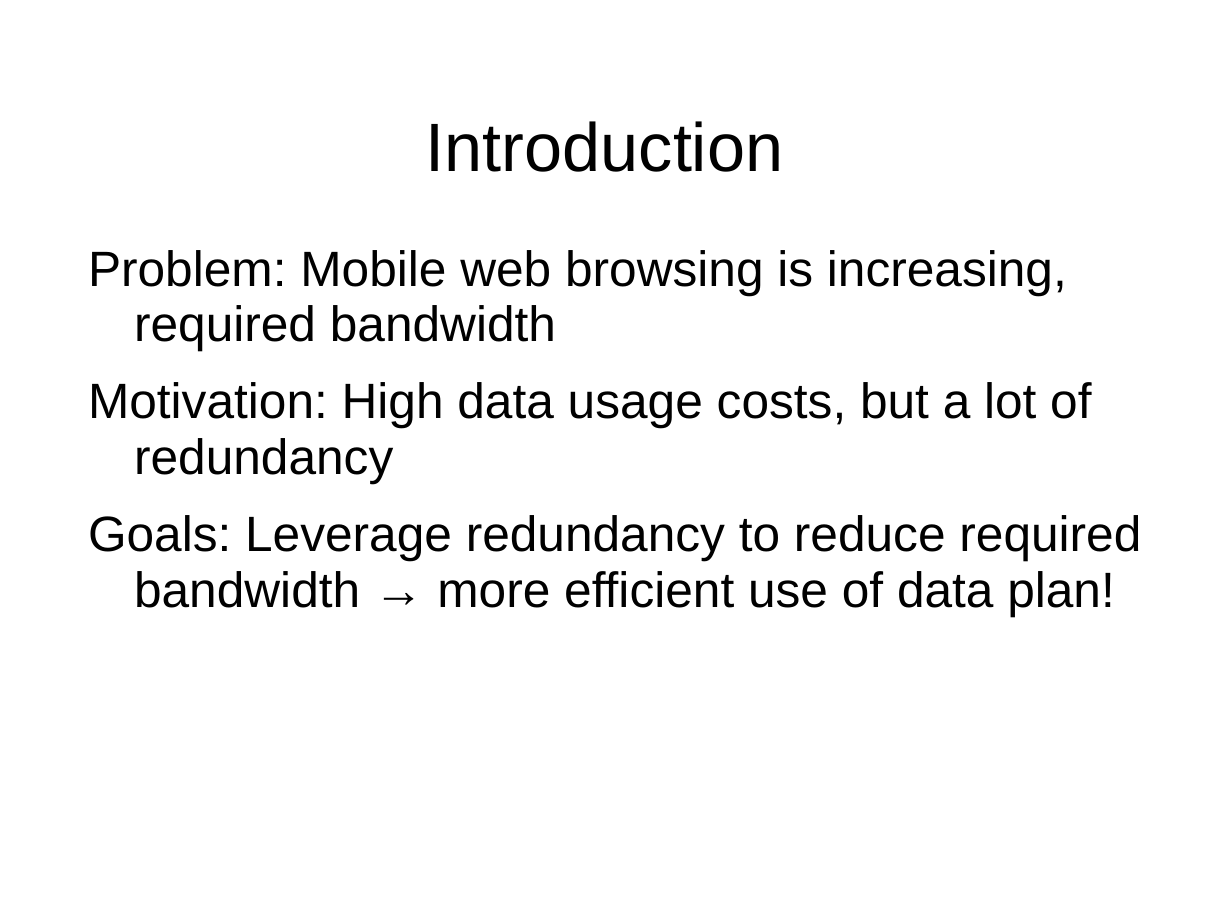
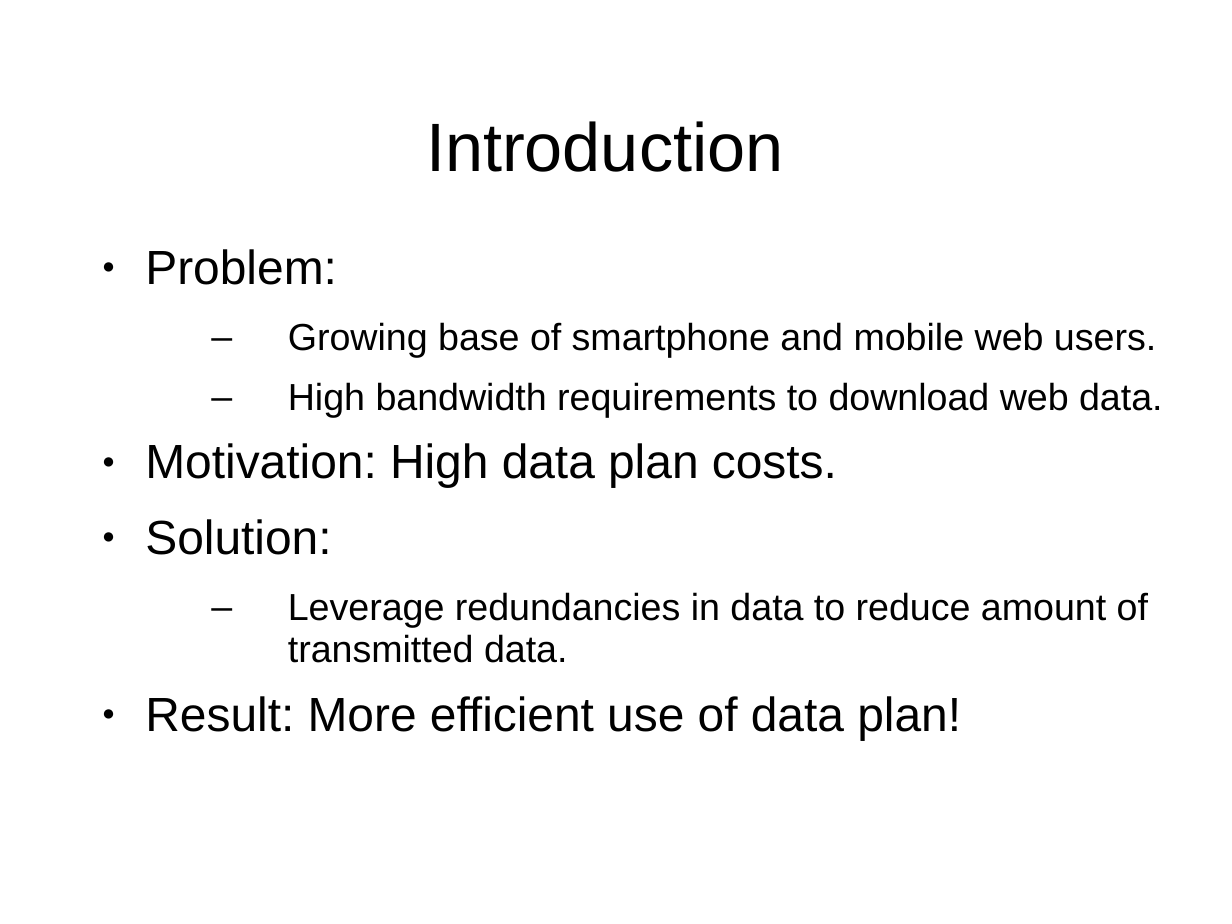
Before and after one commit to masomel/big-data-project, a slide deck: slide 2 of paper/Presentation_May17.ppt. Drawn at 1232x924 pixels with LibreOffice and Linux fonts; fonts in the diff are those of the drawing; background and template pictures are left out. Boxes give left, top, right and bottom in pixels: in the first picture for what was removed or moved away, otherwise in the second. Text is boxed around its words. In the diff, an @@ line names an element or a change of style, - is before the commit and + after.

Commit message:
Updated presentation

```diff
--- a/paper/Presentation_May17.ppt
+++ b/paper/Presentation_May17.ppt
@@ text at [145,249,1163,740]: text changed; size 29 to 22 pt @@
-Problem: Mobile web browsing is increasing, required bandwidth
-Motivation: High data usage costs, but a lot of redundancy
-Goals: Leverage redundancy to reduce required bandwidth → more efficient use of data plan!
+● Problem:
+  – Growing base of smartphone and mobile web users.
+  – High bandwidth requirements to download web data.
+● Motivation: High data plan costs.
+● Solution:
+  – Leverage redundancies in data to reduce amount of transmitted data.
+● Result: More efficient use of data plan!
```
Also in this commit, not shown: 3 other slides changed.
